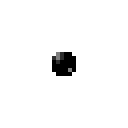
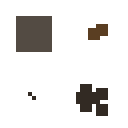
Revision of a layered 128 x 128 image; what changed, layer by layer:
added layer "smoke" above "dust" over [16, 16, 108, 116]
renamed "Layer #3" to "bullet", hid it over [52, 52, 76, 76]
